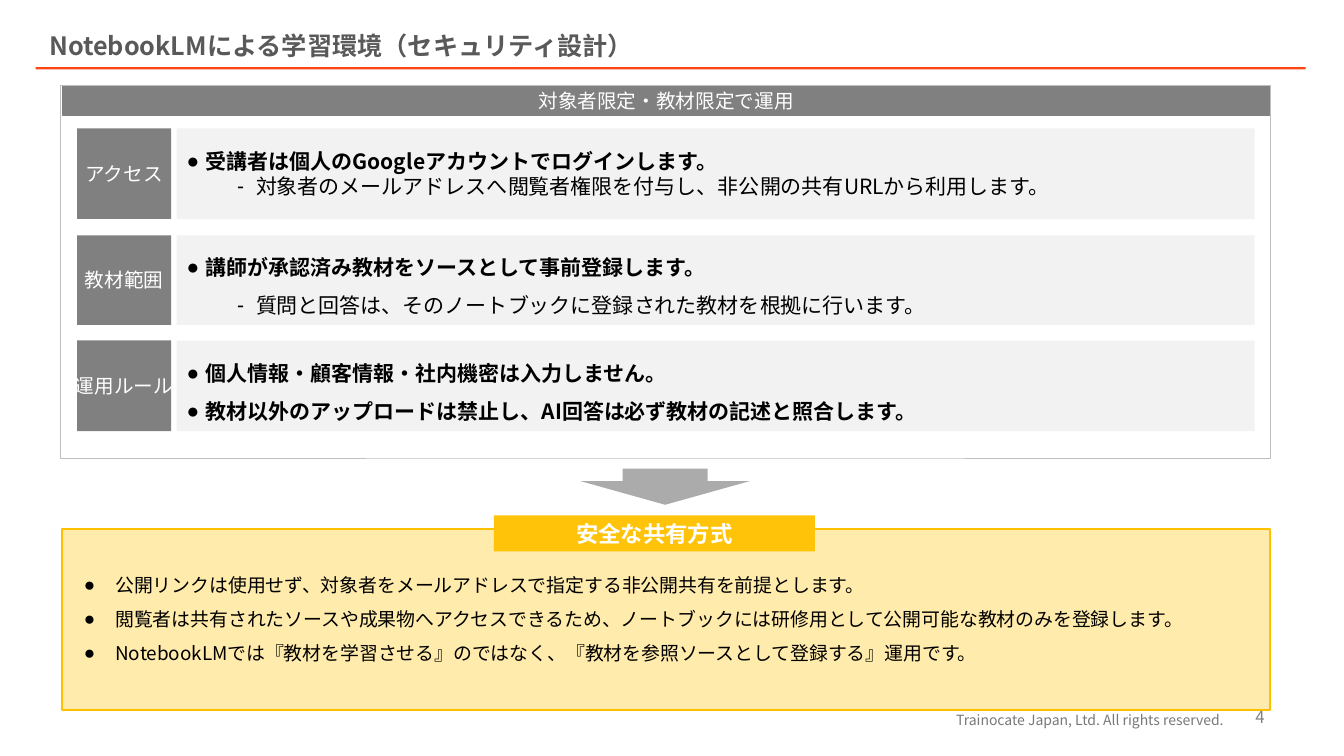
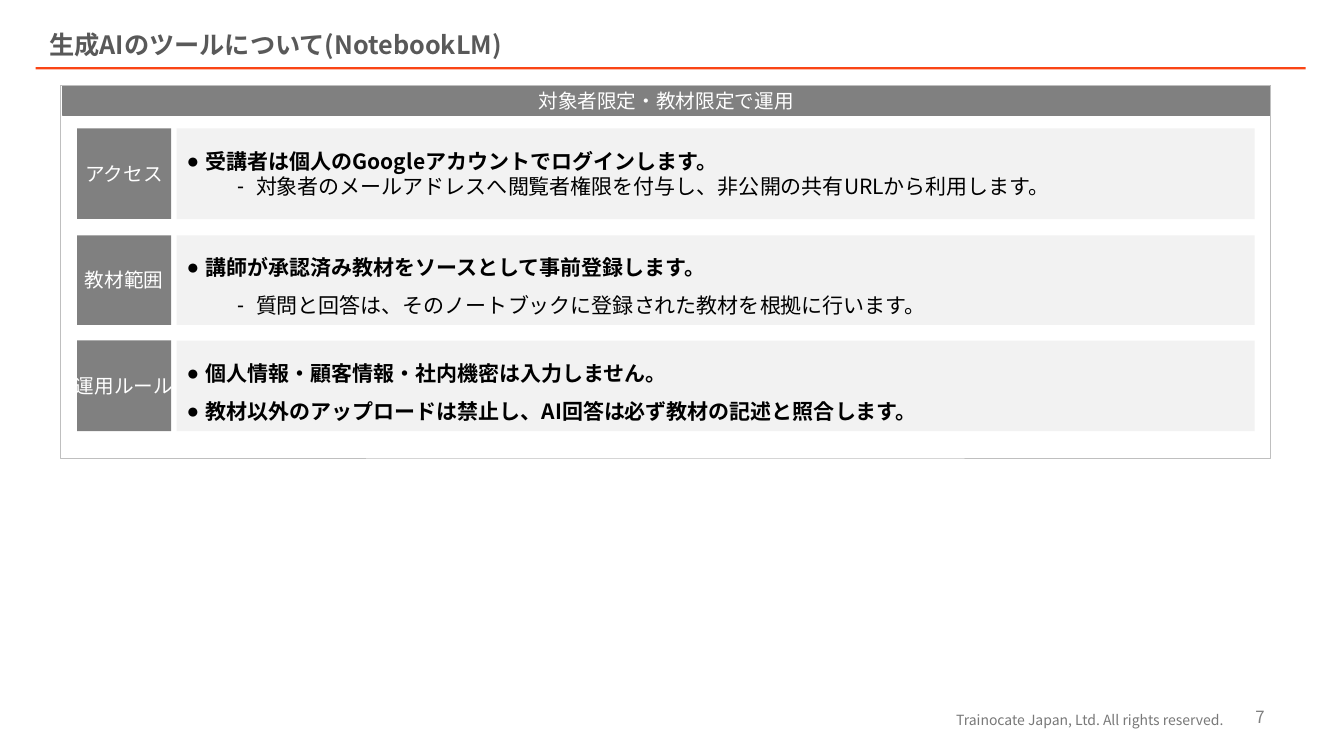
Before and after one commit to juyeongjung1/FETaisaku, a slide deck: slide 7 of output/pptx/NIT様_内定者研修_カリキュラム改訂ご提案.pptx (slide 4 before the commit). Drawn at 1344x756 pixels with LibreOffice and Linux fonts; fonts in the diff are those of the drawing; background and template pictures are left out. Boxes give left, top, right and bottom in pixels: in the first picture for what was removed or moved away, otherwise in the second. Text is boxed around its words. In the diff, an @@ line names an element or a change of style, - is before the commit and + after.

Commit message:
自習時のAI設定手順の整理と質問例の簡潔化および教材PDFの更新

```diff
--- a/output/pptx/NIT様_内定者研修_カリキュラム改訂ご提案.pptx
+++ b/output/pptx/NIT様_内定者研修_カリキュラム改訂ご提案.pptx
@@ text at (49,32,501,59): text changed @@
-NotebookLMによる学習環境（セキュリティ設計）
+生成AIのツールについて(NotebookLM)
@@ right arrow removed at (581,469,750,505) @@
@@ rectangle removed at (63,529,1270,711) @@
@@ rectangle removed at (494,515,816,552) @@
-安全な共有方式
@@ text removed at (115,576,1183,662) @@
-● 公開リンクは使用せず、対象者をメールアドレスで指定する非公開共有を前提とします。
-● 閲覧者は共有されたソースや成果物へアクセスできるため、ノートブックには研修用として公開可能な教材のみを登録します。
-● NotebookLMでは『教材を学習させる』のではなく、『教材を参照ソースとして登録する』運用です。
@@ page number at (1255,711,1264,723): text changed @@
-4
+7
```
Also in this commit, not shown: 4 other slides changed, 2 slides added, 1 slide removed, 3 other files.
